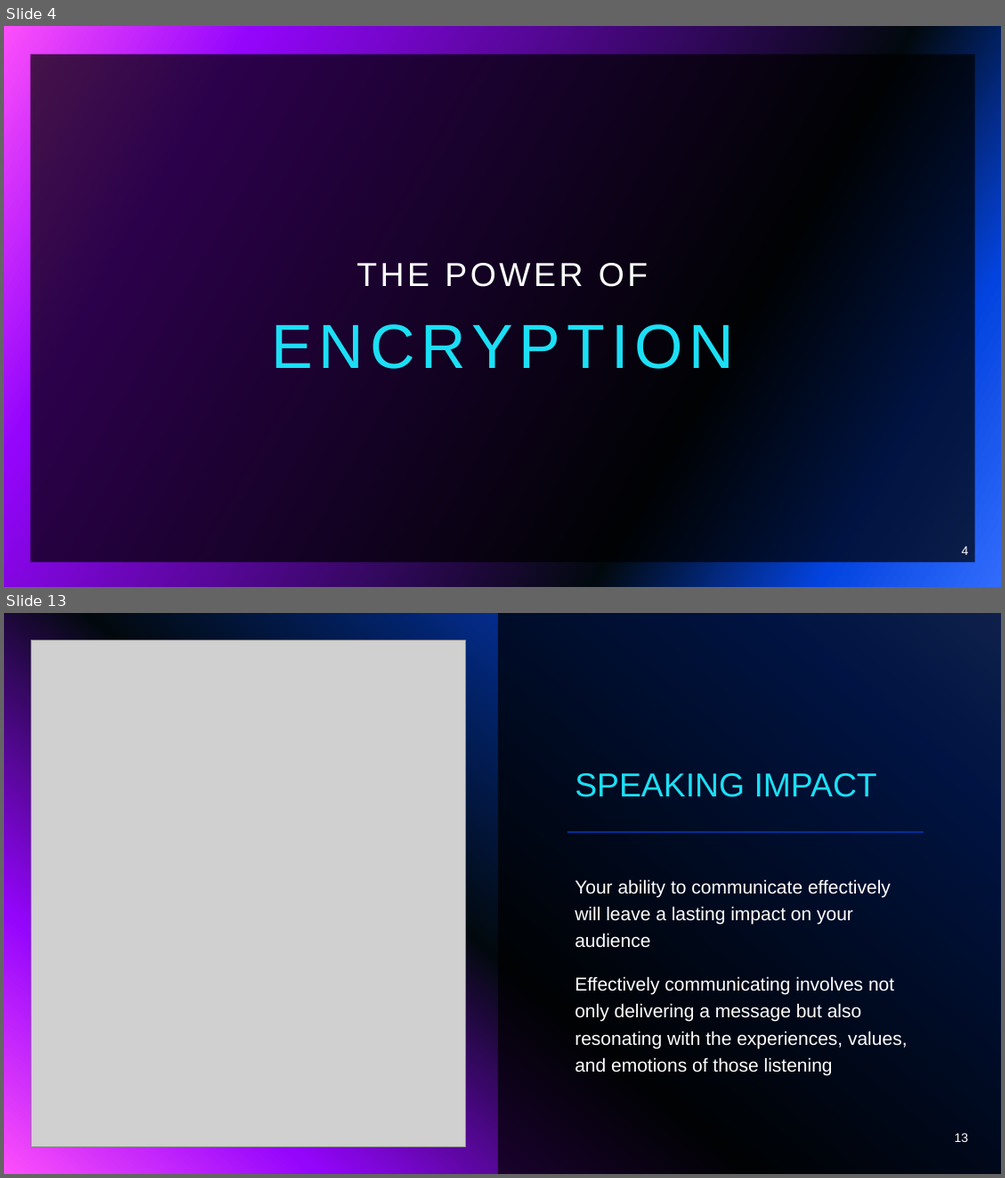
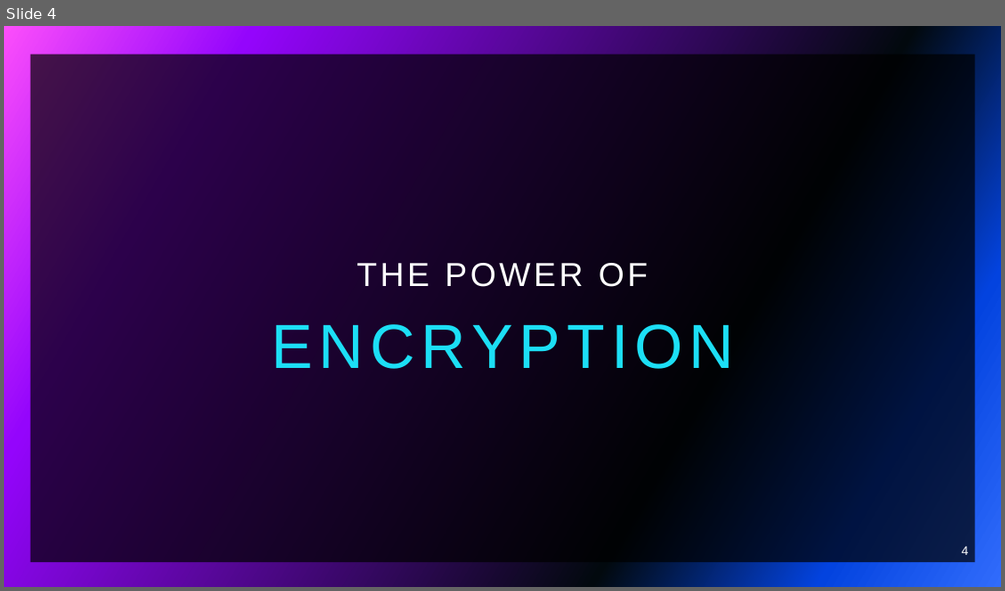
Before and after one commit to brodante/KeyGuardian, a slide deck: papers/PPT/KeyGuardian.pptx. Shown one above the other, each under a label of ours: slides 4 and 13 before the commit, slide 4 after it; the slides between them are not shown. The pictures are 1005x1178 and 1005x591 pixels, drawn with LibreOffice and Linux fonts; fonts in the diff are those of the drawing; grey boxes stand for pictures. Boxes give left, top, right and bottom in pixels: in the first picture for what was removed or moved away, otherwise in the second. Text is boxed around its words. In the diff, an @@ line names an element or a change of style, - is before the commit and + after.

```diff
--- a/papers/PPT/KeyGuardian.pptx
+++ b/papers/PPT/KeyGuardian.pptx
@@ slide 13 removed at (x1=4, y1=613, x2=1001, y2=1174), background gradient #316CFC to #0343DF to #02090E to #9405FC to #FC4EFB @@
@@ rectangle removed at (x1=498, y1=613, x2=1001, y2=1174) @@
@@ picture removed at (x1=32, y1=641, x2=465, y2=1146) @@
@@ title removed at (x1=574, y1=773, x2=877, y2=797) @@
-SPEAKING IMPACT
@@ line removed from (567, 832) to (923, 832) @@
@@ text removed at (x1=574, y1=879, x2=906, y2=1075) @@
-Your ability to communicate effectively will leave a lasting impact on your audience
-Effectively communicating involves not only delivering a message but also resonating with the experiences, values, and emotions of those listening
@@ page number removed at (x1=955, y1=1133, x2=969, y2=1142) @@
-13
```
Also in this commit, not shown: 5 slides changed, 8 slides added, 7 other slides removed, 34 other files.
